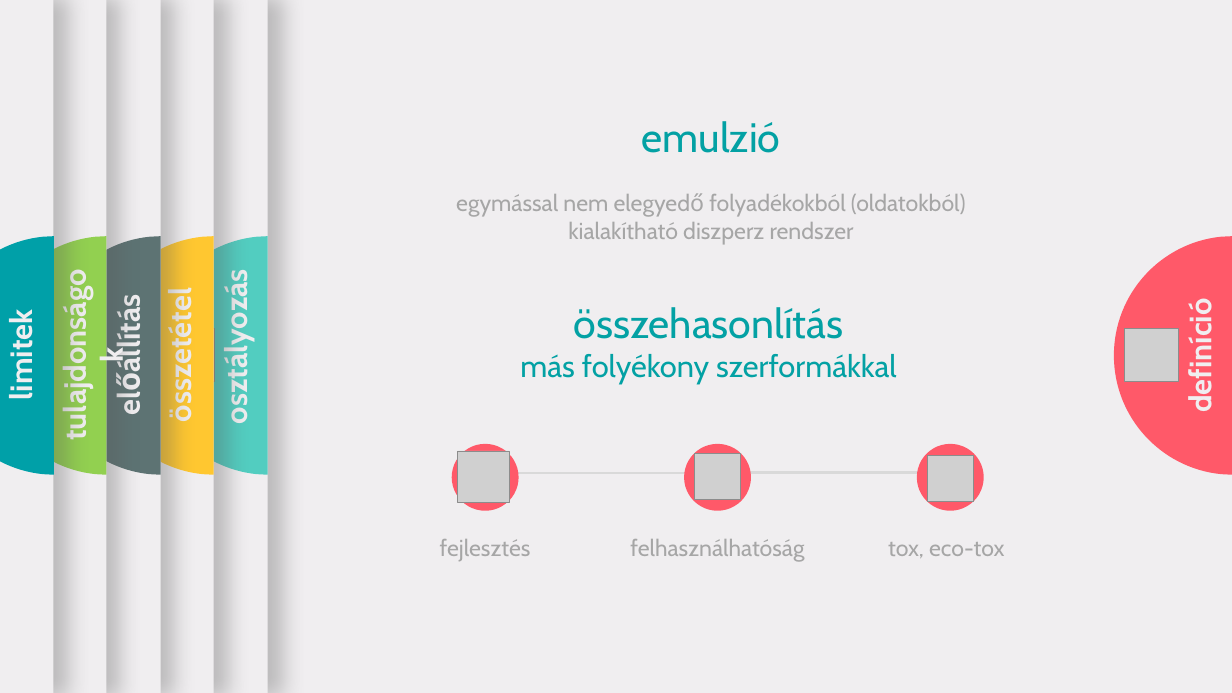
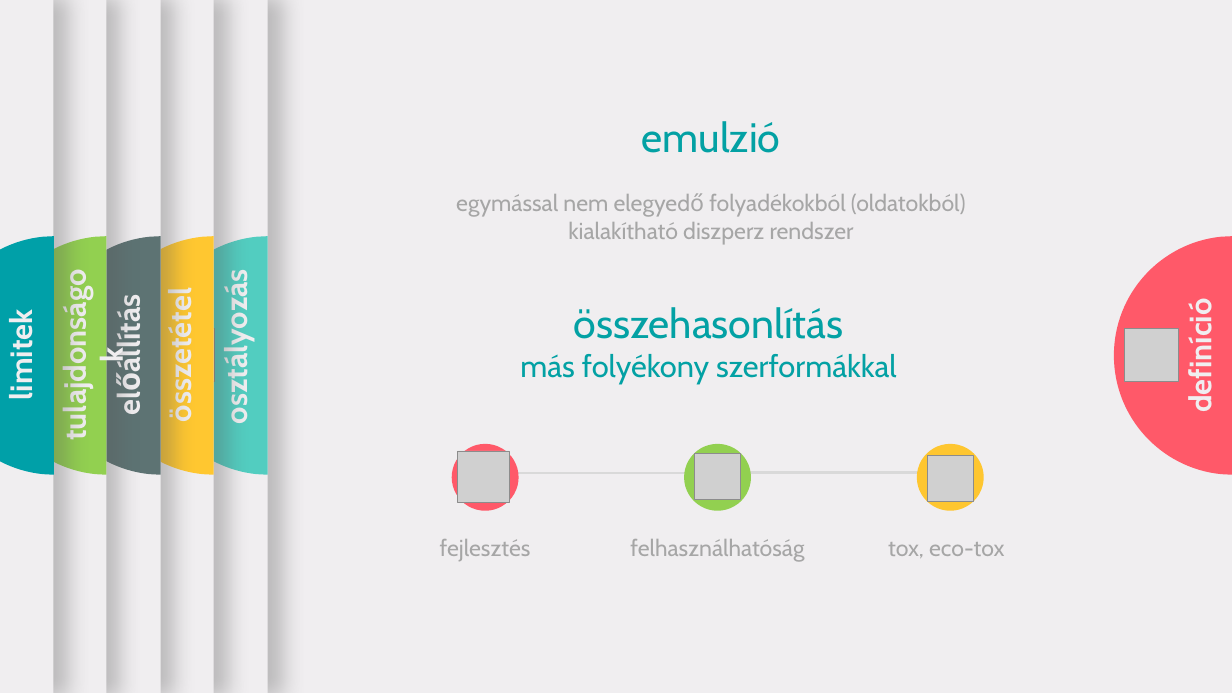
Before and after one commit to LilianaBohus/chemistry-presenations, a slide deck: slide 2 of emulsion-concentrates-short.pptx. Drawn at 1232x693 pixels with LibreOffice and Linux fonts; fonts in the diff are those of the drawing; grey boxes stand for pictures; background and template pictures are left out. Boxes give left, top, right and bottom in pixels: in the first picture for what was removed or moved away, otherwise in the second. Text is boxed around its words. In the diff, an @@ line names an element or a change of style, - is before the commit and + after.

```diff
--- a/emulsion-concentrates-short.pptx
+++ b/emulsion-concentrates-short.pptx
@@ ellipse at bbox=[684, 444, 750, 510]: fill #FF5969 to #92D050 @@
@@ ellipse at bbox=[917, 444, 983, 510]: fill #FF5969 to #FEC630 @@
```
Also in this commit, not shown: 5 other slides changed.
